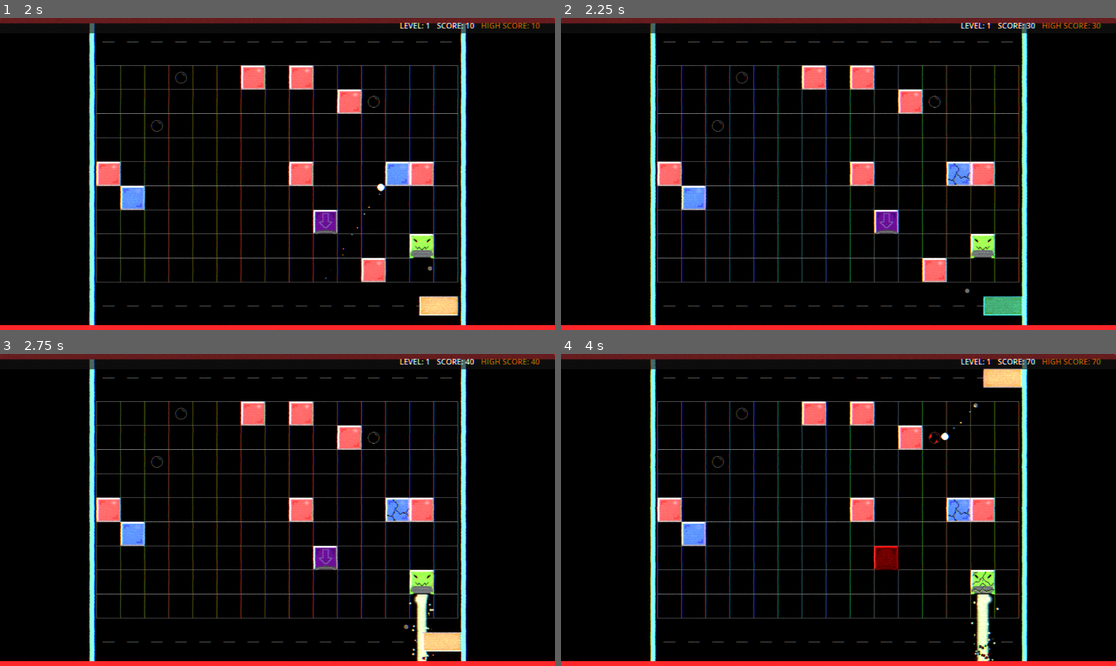
Above: before the commit, frames 1-4 (two rows, left to right).
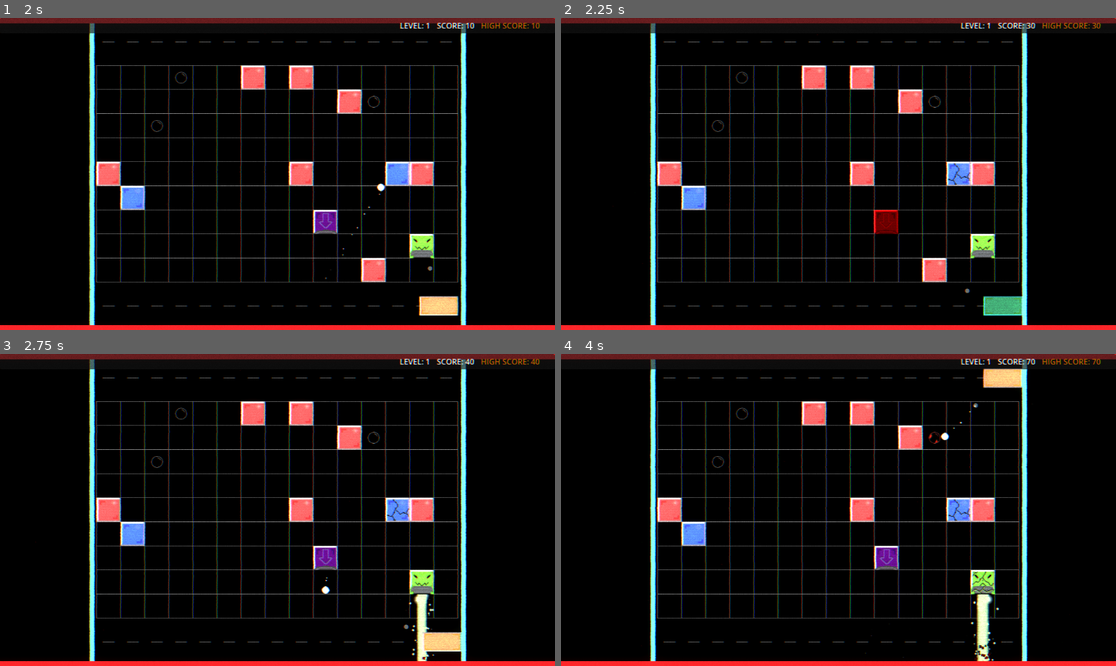
Above: after the commit, the same moments.

Repository: Nicheen/NotPong2025
Game: Godot game, scene res://scenes/menus/main_menu.tscn
Two runs of this game, one before a commit and one after it. Both use one fixed random seed, a clock stepped at 60 frames per second and the inputs below.
Inputs (mouse positions are in pixels of both pictures, inside the frame that each line leads up to):
- Up to frame 1 (2 s): click "START GAME" at 0.5 s; tap Enter (ui_accept) at 1.25, 1.52 s; move the mouse to (399, 158) at 1.27 s; hold D (move_right) from 1.28 s (still down); click (399, 158) at 1.35 s
- Up to frame 2 (2.25 s): move the mouse to (727, 189) at 2.02 s; release D (move_right) at 2.03 s; hold S (teleport_down) from 2.03 s (still down); tap Shift (dash) at 2.1 s
- Up to frame 3 (2.75 s): keep holding S (teleport_down); tap Enter (ui_accept) at 2.27 s; click (166, 525) at 2.3 s
- Up to frame 4 (4 s): move the mouse to (894, 441) at 2.77 s; release S (teleport_down) at 2.78 s; hold D (move_right) 2.78-3.53 s; click (894, 441) at 2.85 s; move the mouse to (810, 572) at 3.52 s; hold W (teleport_up) from 3.53 s (still down); click (810, 572) at 3.6 s; tap Enter (ui_accept) at 3.77 s

Frame 1 is identical in both runs. In frame 2, 0.4% of the frame differs, in the area x 56-61%, y 61-70%; in frame 3, less than 0.1%; in frame 4, 0.4%, in the area x 54-62%, y 61-98%.

Commit message:
block dropper random timer + boss1 possition

Diff:
--- a/NOTPONG/scenes/obj/blocks/block_dropper.gd
+++ b/NOTPONG/scenes/obj/blocks/block_dropper.gd
@@ -8,10 +8,13 @@
 @export var projectile_speed: float = 200.0
 @export var shoot_interval: float = 4.0  # Time between drops
 @export var warning_time: float = 1.5    # Warning time before drop
-
+@export var min_drop_interval: float = 3.0  # Minsta tid mellan drops
+@export var max_drop_interval: float = 6.0  # Längsta tid mellan drops
 # Visual settings
 @onready var sprite: Sprite2D = $Sprite2D
 @onready var collision_shape: CollisionShape2D = $CollisionShape2D
+
+var current_drop_interval: float = 0.0
 
 # Sprite textures
 var normal_texture: Texture2D
@@ -51,6 +54,7 @@
 	# Set collision layer for enemy (layer 5)
 	collision_layer = 16  # Layer 5 (2^4 = 16)
 	collision_mask = 2    # Can be hit by projectiles (layer 2)
+	randomize_drop_interval()
 
 	# Store original sprite color and texture
 	if sprite:
@@ -86,6 +90,24 @@
 	if shoot_timer >= shoot_interval:
 		drop_projectile()
 
+	shoot_timer += delta
+
+	# Check if we should start warning (använd current_drop_interval istället för shoot_interval)
+	if not is_warning_active and shoot_timer >= (current_drop_interval - warning_time):
+		start_warning()
+
+	# Handle warning blinks
+	if is_warning_active and not is_regenerating:
+		handle_warning_blinks(delta)
+
+	# Check if we should drop projectile (använd current_drop_interval)
+	if shoot_timer >= current_drop_interval:
+		drop_projectile()
+func randomize_drop_interval():
+	"""Sätt en ny random drop interval för denna dropper"""
+	current_drop_interval = randf_range(min_drop_interval, max_drop_interval)
+	print("Block Dropper will drop in ", current_drop_interval, " seconds")
+
 func start_warning():
 	"""Start the warning indicator before dropping projectile"""
 	is_warning_active = true
@@ -140,6 +162,7 @@
 
 	# Stop warning effect
 	stop_warning()
+	randomize_drop_interval()
 
 	# Reset shoot timer
 	shoot_timer = 0.0
--- a/NOTPONG/scripts/level_manager.gd
+++ b/NOTPONG/scripts/level_manager.gd
@@ -111,7 +111,7 @@
 	var boss = boss_scene.instantiate()
 
 	# Place boss in center of play area
-	boss.global_position = Vector2(576, 200)
+	boss.global_position = Vector2(576, 280)
 
 	# Scale boss health for higher levels
 	var boss_health_multiplier = level / 10
--- a/NOTPONG/scripts/obj/bosses/boss_1.gd
+++ b/NOTPONG/scripts/obj/bosses/boss_1.gd
@@ -48,7 +48,7 @@
 var is_moving: bool = true
 
 # Movement boundaries (from spawn position)
-var max_horizontal_range: float = 150.0  # 150 pixels left/right
+var max_horizontal_range: float = 200.0  # 150 pixels left/right
 var max_vertical_range: float = 100.0    # 100 pixels up/down
 # Signals
 signal boss_died(score_points: int)
